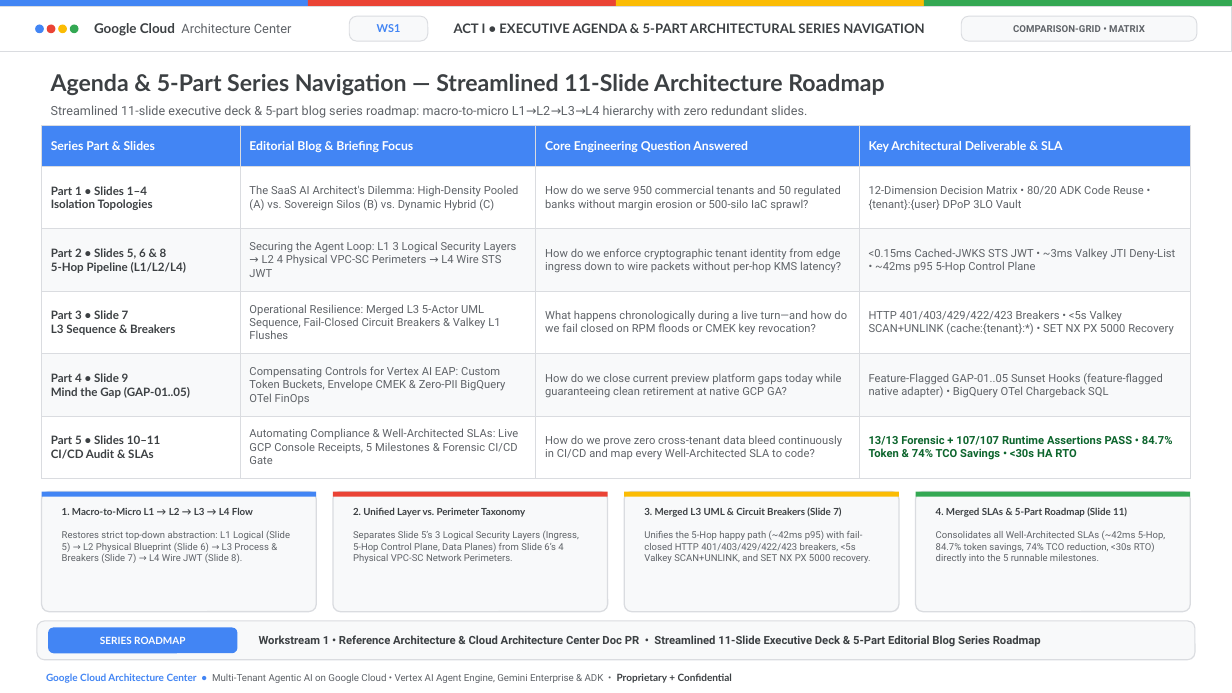
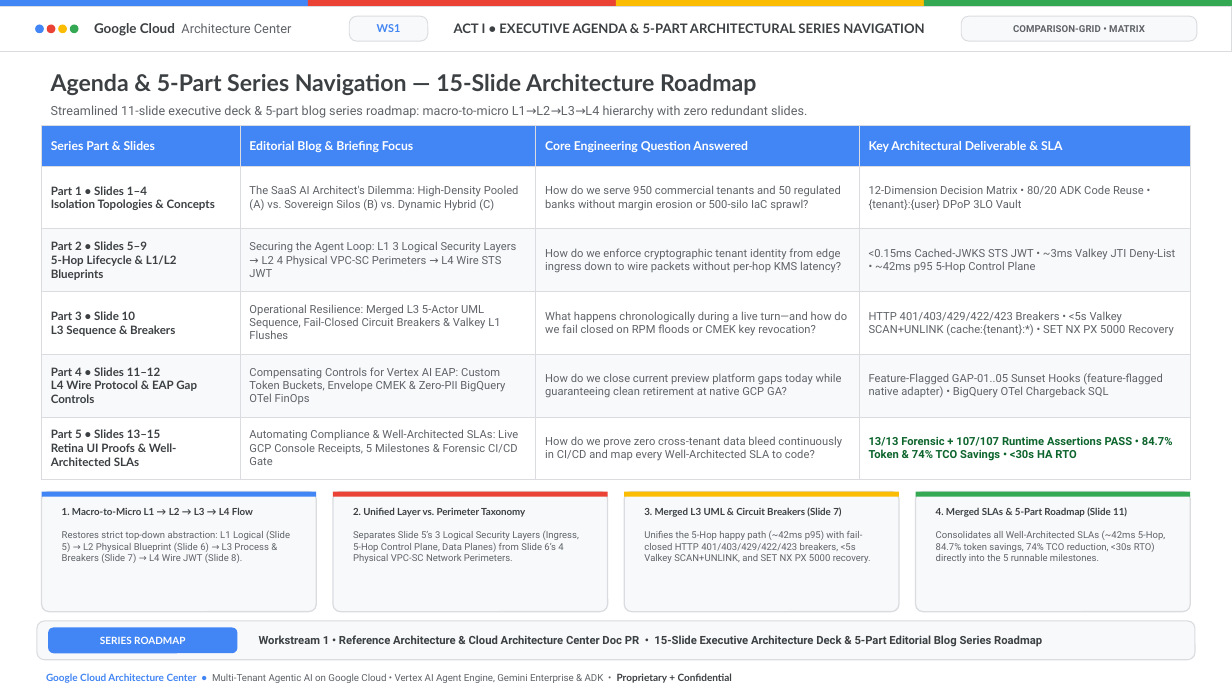
Before and after one commit to nitinaggarwal-12/blogs, a slide deck: slide 2 of slides/ws1-google-slides-design-plugin-editable-slides.pptx. Drawn at 1232x693 pixels with LibreOffice and Linux fonts; fonts in the diff are those of the drawing. Boxes give left, top, right and bottom in pixels: in the first picture for what was removed or moved away, otherwise in the second. Text is boxed around its words. In the diff, an @@ line names an element or a change of style, - is before the commit and + after.

```diff
--- a/slides/ws1-google-slides-design-plugin-editable-slides.pptx
+++ b/slides/ws1-google-slides-design-plugin-editable-slides.pptx
@@ text at (51,74,756,95): text changed @@
-Agenda & 5-Part Series Navigation — Streamlined 11-Slide Architecture Roadmap
+Agenda & 5-Part Series Navigation — 15-Slide Architecture Roadmap
@@ table at (42,126,1190,479) @@
-row 2, column 1: Part 1 • Slides 1–4 / Isolation Topologies
+row 2, column 1: Part 1 • Slides 1–4 / Isolation Topologies & Concepts
-row 3, column 1: Part 2 • Slides 5, 6 & 8 / 5-Hop Pipeline (L1/L2/L4)
+row 3, column 1: Part 2 • Slides 5–9 / 5-Hop Lifecycle & L1/L2 Blueprints
-row 4, column 1: Part 3 • Slide 7 / L3 Sequence & Breakers
+row 4, column 1: Part 3 • Slide 10 / L3 Sequence & Breakers
-row 5, column 1: Part 4 • Slide 9 / Mind the Gap (GAP-01..05)
+row 5, column 1: Part 4 • Slides 11–12 / L4 Wire Protocol & EAP Gap Controls
-row 6, column 1: Part 5 • Slides 10–11 / CI/CD Audit & SLAs
+row 6, column 1: Part 5 • Slides 13–15 / Retina UI Proofs & Well-Architected SLAs
@@ text at (259,635,1042,647): text changed @@
-Workstream 1 • Reference Architecture & Cloud Architecture Center Doc PR • Streamlined 11-Slide Executive Deck & 5-Part Editorial Blog Series Roadmap
+Workstream 1 • Reference Architecture & Cloud Architecture Center Doc PR • 15-Slide Executive Architecture Deck & 5-Part Editorial Blog Series Roadmap
```
Also in this commit, not shown: 2 other slides changed, 14 other files.
